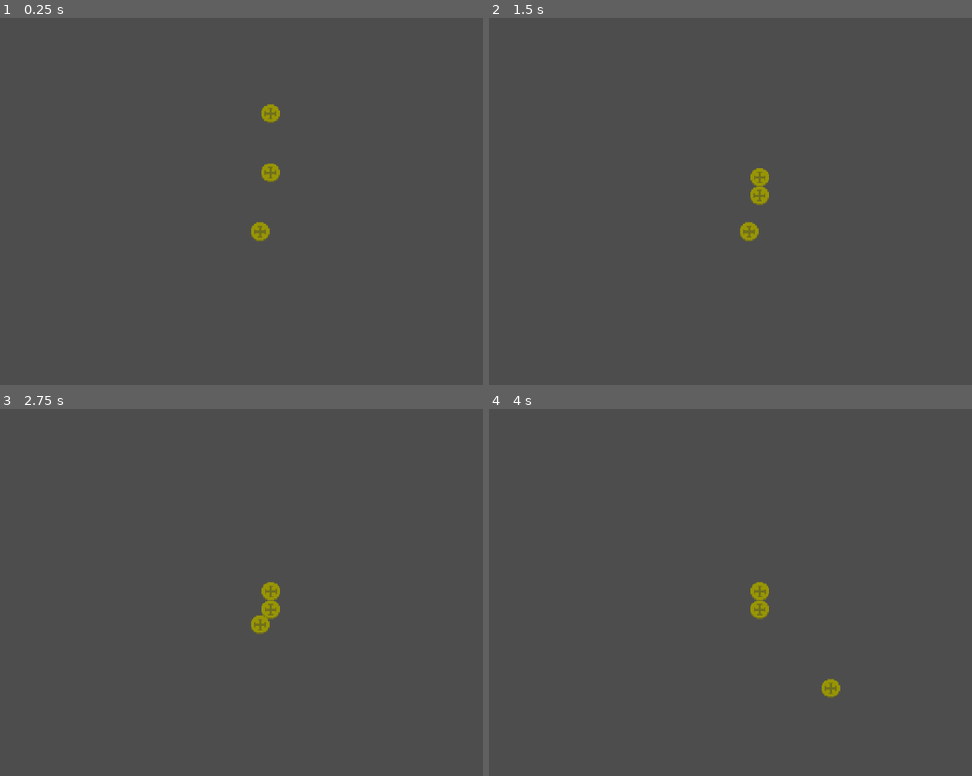
Above: before the commit, frames 1-4 (two rows, left to right).
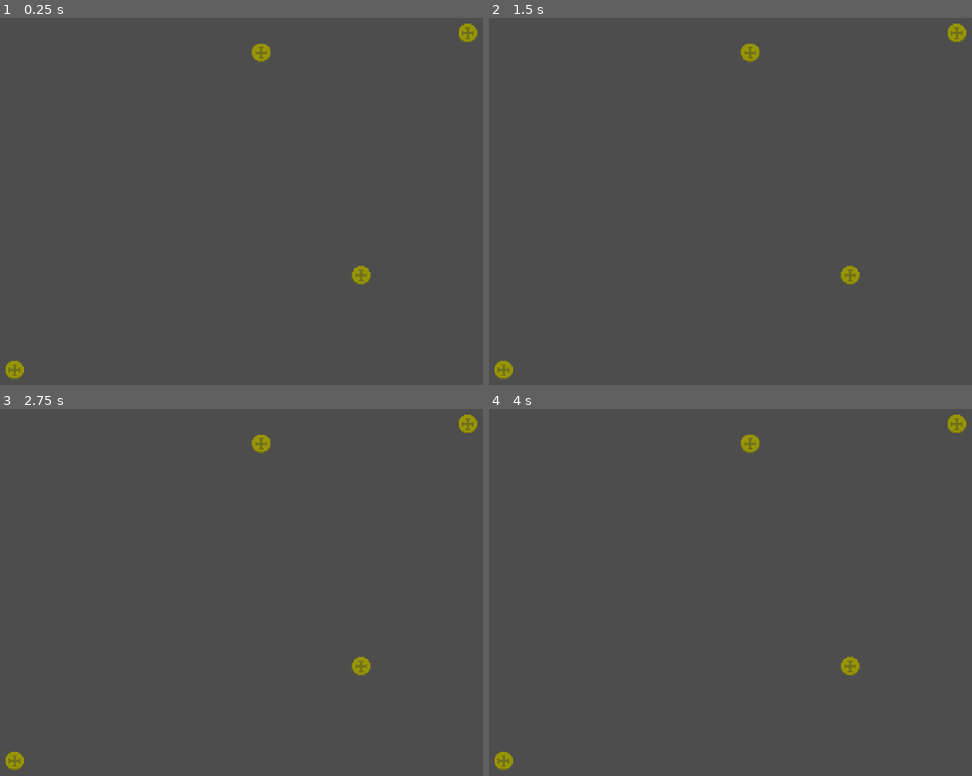
Above: after the commit, the same moments.

Repository: Plagiatus/JulienTest
Game: Godot game, scene res://scenes/game.tscn
Two runs of this game, one before a commit and one after it. Both use one fixed random seed, a clock stepped at 60 frames per second and the inputs below.
Inputs (mouse positions are in pixels of both pictures, inside the frame that each line leads up to):
- Up to frame 1 (0.25 s): no input
- Up to frame 2 (1.5 s): tap Enter at 0.5 s; move the mouse to (759, 113) at 0.52 s; press the mouse at (759, 113) at 0.53 s; tap Space at 1.25 s; move the mouse to (759, 172) at 1.27 s; release the mouse at (759, 172) at 1.28 s; click (759, 172) at 1.35 s
- Up to frame 3 (2.75 s): move the mouse to (260, 625) at 2.02 s; press the mouse at (260, 625) at 2.03 s
- Up to frame 4 (4 s): tap Enter at 2.75 s; move the mouse to (783, 651) at 2.77 s; release the mouse at (783, 651) at 2.78 s; click (783, 651) at 2.85 s; move the mouse to (outside the picture) at 3.52 s; press the mouse at (outside the picture) at 3.53 s

The runs differ from the first frame. In frame 1, 1.1% of the frame differs, in the area x 1-99%, y 1-99%; in frame 2, 1.1%; in frame 3, 1.1%; in frame 4, 1.1%.

Commit message:
coins have results now! and we're counting them, too!

Diff:
--- a/source/v3/scenes/coins/coin.tscn
+++ b/source/v3/scenes/coins/coin.tscn
@@ -1,8 +1,11 @@
 [gd_scene format=3 uid="uid://dfrs0wikm6o54"]
 
+[ext_resource type="Script" uid="uid://b1efhx0hugopc" path="res://scripts/coins/coin.gd" id="1_n00w2"]
 [ext_resource type="Texture2D" uid="uid://dbxngexl8mf8i" path="res://assets/coins/coin_basic.png" id="1_nyhrq"]
 [ext_resource type="Script" uid="uid://b3hxo52stcofc" path="res://scripts/components/click_handler_component.gd" id="2_nk337"]
 [ext_resource type="Script" uid="uid://bwcb2uppn6x2g" path="res://scripts/components/move_component.gd" id="3_nk337"]
+[ext_resource type="Script" uid="uid://b5okqoi72825p" path="res://scripts/components/toss_component.gd" id="4_juj78"]
+[ext_resource type="Script" uid="uid://b8j8embmujmml" path="res://scripts/resources/toss_resource.gd" id="5_jx2qo"]
 
 [sub_resource type="CircleShape2D" id="CircleShape2D_igf3p"]
 radius = 8.0
@@ -42,7 +45,7 @@
 "texture": SubResource("AtlasTexture_v7riw")
 }],
 "loop": 0,
-"name": &"tails",
+"name": &"tail",
 "speed": 5.0
 }, {
 "frames": [{
@@ -63,11 +66,17 @@
 "speed": 10.0
 }]
 
-[node name="Coin" type="RigidBody2D" unique_id=230706520]
+[sub_resource type="Resource" id="Resource_juj78"]
+script = ExtResource("5_jx2qo")
+metadata/_custom_type_script = "uid://b8j8embmujmml"
+
+[node name="Coin" type="RigidBody2D" unique_id=230706520 node_paths=PackedStringArray("toss_component")]
 lock_rotation = true
 linear_damp = 5.0
+script = ExtResource("1_n00w2")
+toss_component = NodePath("TossComponent")
 
-[node name="CoinCollisionShape2" type="CollisionShape2D" parent="." unique_id=2085027984]
+[node name="CollisionShape" type="CollisionShape2D" parent="." unique_id=2085027984]
 shape = SubResource("CircleShape2D_igf3p")
 
 [node name="Shadow" type="Sprite2D" parent="." unique_id=321885084]
@@ -82,9 +91,17 @@
 [node name="ClickHandlerComponent" type="Node2D" parent="." unique_id=2085990072 node_paths=PackedStringArray("clickable_shape")]
 script = ExtResource("2_nk337")
 clickable_shape = NodePath("..")
+grab_distance = 3
 
-[node name="MoveComponent" type="Node" parent="." unique_id=1735343333 node_paths=PackedStringArray("click_handler", "regular_body")]
+[node name="MoveComponent" type="Node" parent="." unique_id=1735343333 node_paths=PackedStringArray("click_handler")]
 script = ExtResource("3_nk337")
 click_handler = NodePath("../ClickHandlerComponent")
-regular_body = NodePath("..")
 metadata/_custom_type_script = "uid://bwcb2uppn6x2g"
+
+[node name="TossComponent" type="Node" parent="." unique_id=2037845683 node_paths=PackedStringArray("click_handler_comp", "collision_shape", "visuals", "shadow")]
+script = ExtResource("4_juj78")
+toss_info = SubResource("Resource_juj78")
+click_handler_comp = NodePath("../ClickHandlerComponent")
+collision_shape = NodePath("../CollisionShape")
+visuals = NodePath("../Visuals")
+shadow = NodePath("../Shadow")
--- a/source/v3/scenes/game.tscn
+++ b/source/v3/scenes/game.tscn
@@ -1,6 +1,7 @@
 [gd_scene format=3 uid="uid://k2vdb8uwbqoh"]
 
-[ext_resource type="PackedScene" uid="uid://dfrs0wikm6o54" path="res://scenes/coins/coin.tscn" id="1_uwrxv"]
+[ext_resource type="Script" uid="uid://dqrtdydo1703m" path="res://scripts/game.gd" id="1_yqjtg"]
+[ext_resource type="Script" uid="uid://dxb1dl5ke3iu" path="res://scripts/ui/money_label.gd" id="3_lnu2h"]
 
 [sub_resource type="WorldBoundaryShape2D" id="WorldBoundaryShape2D_4bdg2"]
 normal = Vector2(0, 1)
@@ -14,15 +15,7 @@
 normal = Vector2(-1, 0)
 
 [node name="Game" type="Node2D" unique_id=1961153905]
-
-[node name="Coin" parent="." unique_id=1058702918 instance=ExtResource("1_uwrxv")]
-position = Vector2(267, 125)
-
-[node name="Coin2" parent="." unique_id=80072348 instance=ExtResource("1_uwrxv")]
-position = Vector2(267, 176)
-
-[node name="Coin3" parent="." unique_id=849725160 instance=ExtResource("1_uwrxv")]
-position = Vector2(258, 227)
+script = ExtResource("1_yqjtg")
 
 [node name="Border" type="Node2D" parent="." unique_id=723111346]
 
@@ -49,3 +42,19 @@
 [node name="CollisionShape2D" type="CollisionShape2D" parent="Border/Right" unique_id=1596338786]
 position = Vector2(640, 179)
 shape = SubResource("WorldBoundaryShape2D_6vpvt")
+
+[node name="Coins" type="Node2D" parent="." unique_id=985231256]
+
+[node name="CanvasLayer" type="CanvasLayer" parent="." unique_id=1576080820]
+
+[node name="Label" type="Label" parent="CanvasLayer" unique_id=662927065]
+anchors_preset = 5
+anchor_left = 0.5
+anchor_right = 0.5
+offset_left = -20.0
+offset_right = 20.0
+offset_bottom = 23.0
+grow_horizontal = 2
+script = ExtResource("3_lnu2h")
+
+[connection signal="money_changed" from="." to="CanvasLayer/Label" method="set_value"]
--- a/source/v3/scripts/coins/coin.gd
+++ b/source/v3/scripts/coins/coin.gd
@@ -1,11 +1,12 @@
-extends Node
+class_name Coin extends Node
 
+signal throw(toss: TossResource)
+signal land(result: TossResultResource)
 
-# Called when the node enters the scene tree for the first time.
+@export var toss_component: TossComponent
+
+static var COIN = preload("uid://dfrs0wikm6o54")
+
 func _ready() -> void:
-	pass # Replace with function body.
-
-
-# Called every frame. 'delta' is the elapsed time since the previous frame.
-func _process(delta: float) -> void:
-	pass
+	toss_component.throw.connect(throw.emit)
+	toss_component.land.connect(land.emit)
--- a/source/v3/scripts/components/click_handler_component.gd
+++ b/source/v3/scripts/components/click_handler_component.gd
@@ -1,7 +1,8 @@
 class_name ClickHandlerComponent extends Node2D
 
 @export var clickable_shape: CollisionObject2D
-@export var grab_distance_squared: float = 1.0
+@export var grab_distance: int = 1
+var grab_distance_squared: int = 1
 
 enum STATE {
 	IDLE,
@@ -16,6 +17,7 @@
 signal move(to: Vector2)
 
 func _ready() -> void:
+	grab_distance_squared = grab_distance ** 2
 	if not clickable_shape:
 		return
 
@@ -30,7 +32,7 @@
 			if event.is_action_pressed("interact"):
 				start_point = get_global_mouse_position()
 				state = STATE.WAITING
-				prints("waiting")
+				# prints("waiting")
 
 func _unhandled_input(event: InputEvent) -> void:
 	if state == STATE.IDLE:
@@ -38,7 +40,7 @@
 	match state:
 		STATE.WAITING:
 			if event.is_action_released("interact"):
-				prints("tap")
+				# prints("tap")
 				tap.emit()
 				state = STATE.IDLE
 
@@ -48,12 +50,12 @@
 					state = STATE.GRABBED
 					grab.emit()
 					move.emit(current_pos)
-					prints("grab")
+					# prints("grab")
 		STATE.GRABBED:
 			if event.is_action_released("interact"):
 				release.emit()
-				prints("release")
+				# prints("release")
 				state = STATE.IDLE
 			elif event is InputEventMouseMotion:
 				move.emit(get_global_mouse_position())
-				prints("move")
+				# prints("move")
--- a/source/v3/scripts/components/move_component.gd
+++ b/source/v3/scripts/components/move_component.gd
@@ -1,8 +1,6 @@
 class_name MoveComponent extends Node
 
 @export var click_handler: ClickHandlerComponent
-@export var manual_body: CharacterBody2D
-@export var regular_body: RigidBody2D
 
 var target_position: Vector2
 var needs_to_move: bool = false
--- /dev/null
+++ b/source/v3/scripts/components/toss_component.gd
@@ -0,0 +1,52 @@
+class_name TossComponent extends Node
+
+
+@export var toss_info: TossResource
+
+@export_category("Nodes")
+@export var click_handler_comp: ClickHandlerComponent
+@export var collision_shape: CollisionShape2D
+@export var visuals: AnimatedSprite2D
+@export var shadow: Sprite2D
+
+var is_throwing: bool
+
+signal throw(toss: TossResource)
+signal land(result: TossResultResource)
+
+func _ready() -> void:
+	click_handler_comp.tap.connect(try_throw)
+
+func try_throw() -> void:
+	if is_throwing: return
+	start_throw()
+
+func start_throw() -> void:
+	var toss_data := toss_info.duplicate()
+	throw.emit(toss_data)
+	visuals.play("throw")
+	visuals.offset.y = -10
+	visuals.z_index += 2
+	shadow.z_index += 1
+	collision_shape.set_deferred("disabled", true)
+	await get_tree().create_timer(toss_data.throw_duration, false).timeout
+	end_throw(toss_data)
+
+func end_throw(toss_data: TossResource) -> void:
+	visuals.z_index -= 2
+	visuals.offset.y = 0
+	shadow.z_index -= 1
+	collision_shape.set_deferred("disabled", false)
+
+	var throw_outcome: TossResultResource.TOSS_OUTCOME
+	var throw_value: float
+	if toss_data.heads_chance > randf():
+		visuals.play("head")
+		throw_outcome = TossResultResource.TOSS_OUTCOME.HEAD
+		throw_value = toss_data.heads_value
+	else:
+		visuals.play("tail")
+		throw_outcome = TossResultResource.TOSS_OUTCOME.TAIL
+		throw_value = toss_data.tails_value
+	var result: TossResultResource = TossResultResource.new(throw_outcome, throw_value)
+	land.emit(result)
--- /dev/null
+++ b/source/v3/scripts/game.gd
@@ -0,0 +1,19 @@
+class_name Game extends Node2D
+
+var money: float = 0:
+	set(value):
+		money = value
+		money_changed.emit(money)
+
+signal money_changed(new_value: float)
+
+func _ready() -> void:
+	var windowsize = get_viewport().get_visible_rect().size
+	for i in 4:
+		var coin = Coin.COIN.instantiate() as Coin
+		$Coins.add_child(coin)
+		coin.land.connect(coin_landed)
+		coin.position = Vector2(randf_range(0, windowsize.x), randf_range(0, windowsize.y))
+
+func coin_landed(info: TossResultResource) -> void:
+	money += info.value
--- /dev/null
+++ b/source/v3/scripts/resources/toss_resource.gd
@@ -0,0 +1,6 @@
+class_name TossResource extends Resource
+
+@export var throw_duration: float = 1.0
+@export_range(0, 1) var heads_chance: float = 0.5
+@export var heads_value: float = 1.0
+@export var tails_value: float = 0.0
--- /dev/null
+++ b/source/v3/scripts/resources/toss_result_resource.gd
@@ -0,0 +1,14 @@
+class_name TossResultResource extends Resource
+
+enum TOSS_OUTCOME {
+	HEAD,
+	TAIL,
+	RIM,
+}
+
+var outcome: TOSS_OUTCOME
+var value: float = 1.0
+
+func _init(_outcome: TOSS_OUTCOME = TOSS_OUTCOME.HEAD, _value: float = 0.0) -> void:
+	outcome = _outcome
+	value = _value
--- /dev/null
+++ b/source/v3/scripts/ui/money_label.gd
@@ -0,0 +1,4 @@
+extends Label
+
+func set_value(value: float) -> void:
+	text = str(value)
Not shown, added: source/v3/scripts/components/toss_component.gd.uid
Not shown, added: source/v3/scripts/game.gd.uid
Not shown, added: source/v3/scripts/resources/toss_resource.gd.uid
Not shown, added: source/v3/scripts/resources/toss_result_resource.gd.uid
Not shown, added: source/v3/scripts/ui/money_label.gd.uid
